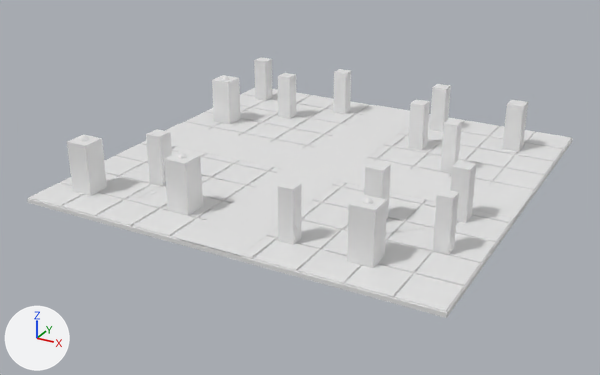
Two versions of the FBX model Assets/Art/Models/SH10_L10_Floor.fbx, one commit apart.
Before and after are seen from a camera (50 mm lens) standing at (17.5, -34.2, 15.7) and looking at (-0.6, -1.3, -0.8). Every picture has the same lights, and +X, +Y and +Z are marked at lower left. The picture after the commit comes second.

The first picture shows 'SH10_L10_Floor', 'SH10_L10_Floor_Blockers', 'SH10_L10_Floor_Obstacles'.
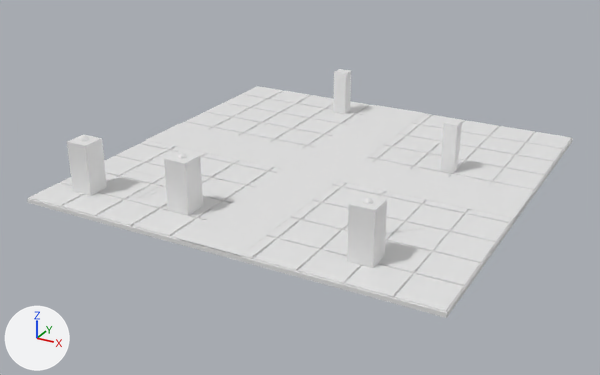
Pixel boxes [x1, y1, x2, y2] of what changed, in the pictures (600 x 375 px):
'SH10_L10_Floor_Blockers', reshaped (14% narrower): before [67, 57, 528, 268]; after [67, 69, 462, 268]
'SH10_L10_Floor_Obstacles', reshaped: before [79, 75, 522, 254]; after [79, 100, 458, 204]
part 1 of me_icosphere_210, deleted (mostly hidden): before [164, 75, 522, 254]
part 2 of me_cube_659, deleted: before [146, 57, 528, 255]

The change, as a list of edits to the scene's bpy script:
```text
Change me_icosphere_210:
    used by ob_sh10_l10_floor_obstacles; location = (0.0, 0.0, 0.0)
    remove me_icosphere_210.from_pydata(...)  # 560 vertices, 856 faces; spans x -8.7..8.8, y -8.4..8.3, z 0.0..2.7
    add me_icosphere_210.from_pydata(...)  # 168 vertices, 222 faces; spans x -8.6..6.4, y -8.4..8.3, z 0.0..2.7
    me_icosphere_210 part 1: 33 loose pieces with 392 vertices, spanning x -8.7..8.8, y -8.2..8.3, z 0.0..2.7, are deleted
Change me_cube_659:
    used by ob_sh10_l10_floor_blockers; location = (0.0, 0.0, 0.0)
    remove me_cube_659.from_pydata(...)  # 128 vertices, 96 faces; spans x -8.7..8.6, y -8.5..8.3, z 0.0..2.5
    add me_cube_659.from_pydata(...)  # 40 vertices, 30 faces; spans x -8.7..6.5, y -8.5..8.3, z 0.0..2.5
    me_cube_659 part 2: 11 loose pieces with 88 vertices, spanning x -8.7..8.6, y -8.2..8.3, z 0.0..2.5, are deleted
```
